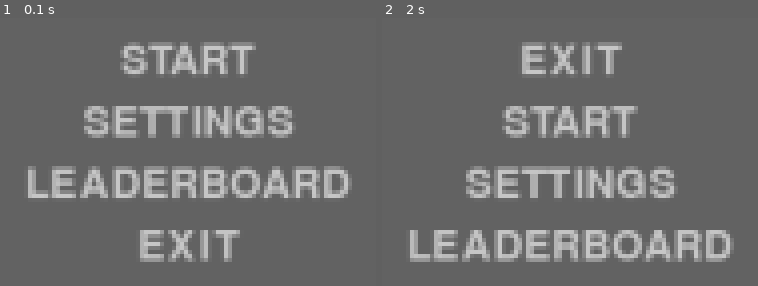
Above: before the commit, frames 1-2 (left to right).
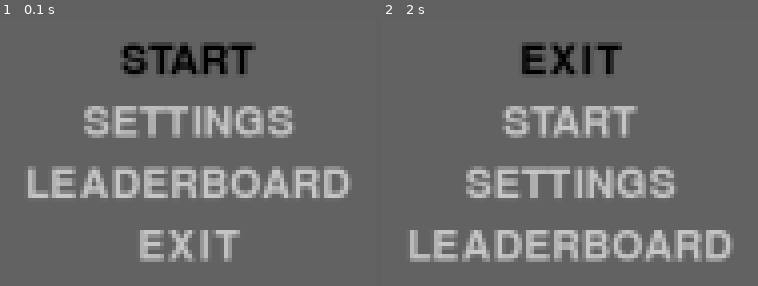
Above: after the commit, the same moments.

Repository: eldoranstars/PygameTemplate
Game: pygame game, started from game.py
Same seed, same stepped clock (60 frames per second), same inputs: the game is played once before the commit and once after it.
Inputs:
- Up to frame 1 (0.1 s): no input
- Up to frame 2 (2 s): hold Up 0.33-0.8 s; hold Down 0.83-1.13 s; hold Up 1.17-1.53 s; hold Down 1.57-1.93 s; hold Up from 1.97 s (still down)

The runs differ from the first frame. In frame 1, 3.1% of the frame differs, in the area x 31-69%, y 8-23%; in frame 2, 2.0%.

Commit message:
activeButton

Diff:
--- a/game_functions.py
+++ b/game_functions.py
@@ -9,7 +9,7 @@
 
 settings = Settings()
 screen = Screen(settings)
-game_start = Text(screen, "START", screen.rect.centerx, screen.rect.centery)
+game_start = Text(screen, "START", screen.rect.centerx, screen.rect.centery, (0, 0, 0))
 game_settings = Text(screen, "SETTINGS", screen.rect.centerx, screen.rect.centery + 33)
 game_board = Text(screen, "LEADERBOARD", screen.rect.centerx, screen.rect.centery + 66)
 game_quit = Text(screen, "EXIT", screen.rect.centerx, screen.rect.centery + 99)
@@ -35,23 +35,30 @@
 # Отслеживание нажатий клавиатуры и джойстика.
 def check_events(stats, joystick_zero, joystick_one):
     if stats.game_screen == "main_menu":
-        print(pygame.key.get_pressed())
         for event in pygame.event.get():
             if event.type == pygame.KEYDOWN:
                 if event.key == pygame.K_UP:
+                    # меняем активную кнопку в списке
                     buttons[0], buttons[1], buttons[2], buttons[3] = buttons[3], buttons[0], buttons[1], buttons[2]
-                    buttons[0].text_color = (200, 0, 0)
+                    # анимация прокручивания
                     buttons[0].rect.bottom = screen.rect.centery
                     buttons[1].rect.bottom = screen.rect.centery + 33
                     buttons[2].rect.bottom = screen.rect.centery + 66
                     buttons[3].rect.bottom = screen.rect.centery + 99
+                    for button in buttons:
+                        button.update_text()
+                    buttons[0].update_text((0, 0, 0))
                 if event.key == pygame.K_DOWN:
+                    # меняем активную кнопку в списке
                     buttons[0], buttons[1], buttons[2], buttons[3] = buttons[1], buttons[2], buttons[3], buttons[0]
-                    buttons[0].text_color = (200, 0, 0)
+                    # анимация прокручивания
                     buttons[0].rect.bottom = screen.rect.centery
                     buttons[1].rect.bottom = screen.rect.centery + 33
                     buttons[2].rect.bottom = screen.rect.centery + 66
                     buttons[3].rect.bottom = screen.rect.centery + 99
+                    for button in buttons:
+                        button.update_text()
+                    buttons[0].update_text((0, 0, 0))
                 if event.key == pygame.K_SPACE:
                     if buttons[0].msg == "START":
                         stats.game_screen = "game_start"
--- a/rects/text.py
+++ b/rects/text.py
@@ -2,22 +2,21 @@
 pygame.font.init()
 
 class Text():
-    def __init__(self, screen, msg, posx, posy, score = 0):
+    def __init__(self, screen, msg, posx, posy, text_color = (200, 200, 200), score = 0):
         # Атрибуты класса
         self.screen = screen
         self.msg = msg
-        self.text_color = (200, 200, 200)
         self.font = pygame.font.SysFont(None, 33)
         # Загрузка изображения и получение прямоугольника
-        self.update_text(score)
+        self.update_text(text_color)
         self.rect = self.surface.get_rect()
         # Получение начальных координат изображения
         self.rect.centerx = posx
         self.rect.bottom = posy
 
-    def update_text(self, score):
+    def update_text(self, text_color = (200, 200, 200), score = 0):
         self.score_msg = self.msg.format(score)
-        self.surface = self.font.render(self.score_msg, True, self.text_color)
+        self.surface = self.font.render(self.score_msg, True, text_color)
 
     def scroll_text(self):
         self.rect.centery -= 1
--- a/settings.py
+++ b/settings.py
@@ -10,12 +10,10 @@
 class Settings():
     def __init__(self):
         pygame.init()
-        # Параметры экрана
+        # Экран
         self.screen_width = 1920
         self.screen_height = 1080
         self.screen_color = (100, 100, 100)
-        self.midline_width = self.screen_height / 100
-        self.midline_height = self.screen_height
         # Параметры изображений
         # self.road_surface = pygame.image.load(resource_path('media/road.jpg'))
         self.screen_surface = pygame.display.set_mode((self.screen_width, self.screen_height), pygame.SCALED)
